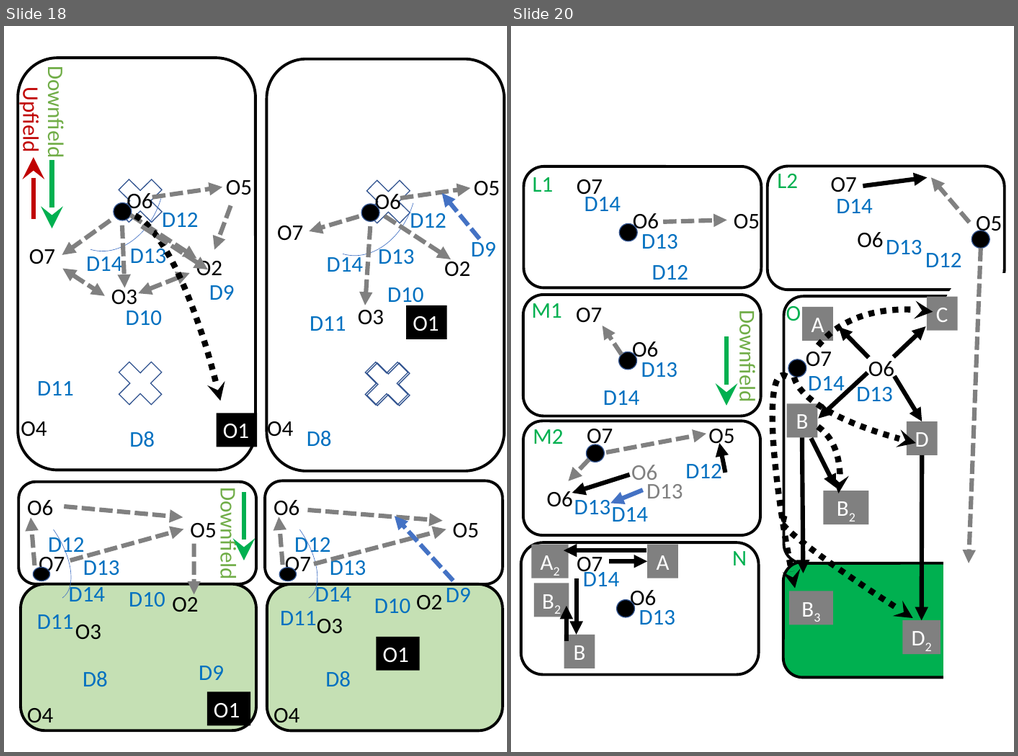
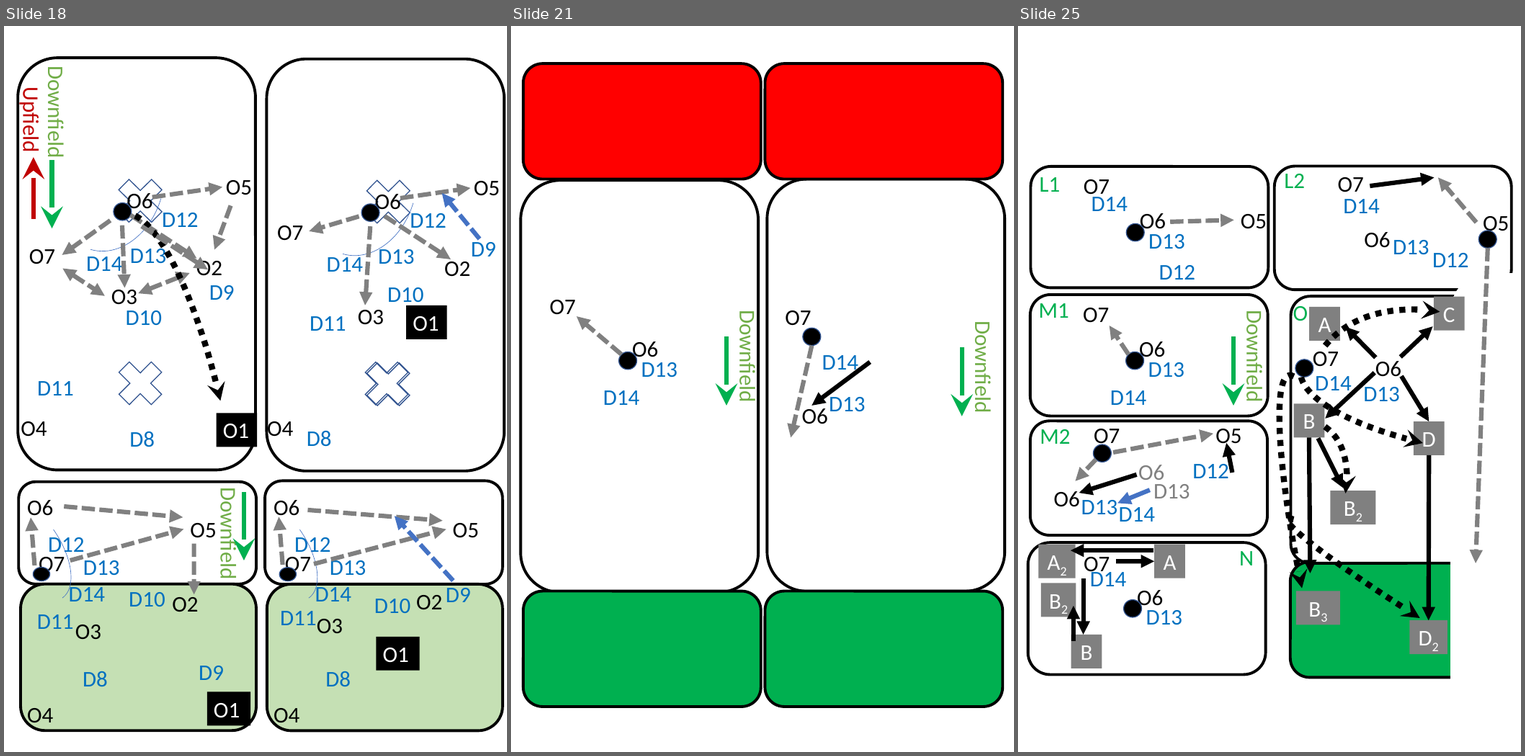
Before and after one commit to James-Reynolds/Ultimate-strategy-and-tactics, a slide deck: graphics/Graphics.pptx. Shown side by side, each under a label of ours: slides 18 and 20 before the commit, slides 18, 21 and 25 after it; the slides between them are not shown. The pictures are 1018x756 and 1525x756 pixels, drawn with LibreOffice and Linux fonts; fonts in the diff are those of the drawing. Boxes give left, top, right and bottom in pixels: in the first picture for what was removed or moved away, otherwise in the second. Text is boxed around its words. In the diff, an @@ line names an element or a change of style, - is before the commit and + after.

```diff
--- a/graphics/Graphics.pptx
+++ b/graphics/Graphics.pptx
@@ slide 21 added at (x1=511, y1=26, x2=1014, y2=752), background #FFFFFF @@
@@ rounded rectangle added at (x1=523, y1=63, x2=760, y2=179), fill #FF0000, outline #000000 3 pt @@
@@ rounded rectangle added at (x1=765, y1=63, x2=1002, y2=179), fill #FF0000, outline #000000 3 pt @@
@@ rounded rectangle added at (x1=520, y1=180, x2=757, y2=592), fill #FFFFFF, outline #000000 3 pt @@
@@ rounded rectangle added at (x1=767, y1=179, x2=1004, y2=591), fill #FFFFFF, outline #000000 3 pt @@
@@ text added at (x1=550, y1=300, x2=576, y2=315), 24 pt, text #000000 @@
+O7
@@ arrow added from (622, 354) to (577, 316), #808080 4.75 pt dashed @@
@@ text added at (x1=733, y1=318, x2=761, y2=400), 24 pt, text #70AD47 @@
+Downfield
@@ text added at (x1=785, y1=310, x2=811, y2=331), 24 pt, text #000000 @@
+O7
@@ text added at (x1=632, y1=341, x2=658, y2=362), 24 pt, text #000000 @@
+O6
@@ arrow added from (726, 337) to (726, 405), #00B050 4.75 pt @@
@@ arrow added from (811, 346) to (790, 437), #808080 4.75 pt dashed @@
@@ ellipse added at (x1=803, y1=328, x2=821, y2=346), fill #000000, outline #325491 1 pt @@
@@ arrow added from (961, 348) to (961, 416), #00B050 4.75 pt @@
@@ text added at (x1=969, y1=329, x2=996, y2=410), 24 pt, text #70AD47 @@
+Downfield
@@ ellipse added at (x1=619, y1=351, x2=637, y2=369), fill #000000, outline #325491 1 pt @@
@@ text added at (x1=641, y1=362, x2=677, y2=377), 24 pt, text #0070C0 @@
+D13
@@ arrow added from (870, 362) to (811, 405), #000000 4.75 pt @@
@@ text added at (x1=822, y1=355, x2=858, y2=375), 24 pt, text #0070C0 @@
+D14
@@ text added at (x1=603, y1=390, x2=639, y2=405), 24 pt, text #0070C0 @@
+D14
@@ text added at (x1=829, y1=392, x2=865, y2=412), 24 pt, text #0070C0 @@
+D13
@@ text added at (x1=802, y1=405, x2=828, y2=424), 24 pt, text #000000 @@
+O6
@@ rounded rectangle added at (x1=523, y1=591, x2=760, y2=706), fill #00B050, outline #000000 3 pt @@
@@ rounded rectangle added at (x1=765, y1=591, x2=1002, y2=706), fill #00B050, outline #000000 3 pt @@
@@ what was slide 20 is now slide 25 @@
```
Also in this commit, not shown: 1 slide changed, 6 other slides added, 8 other files.
